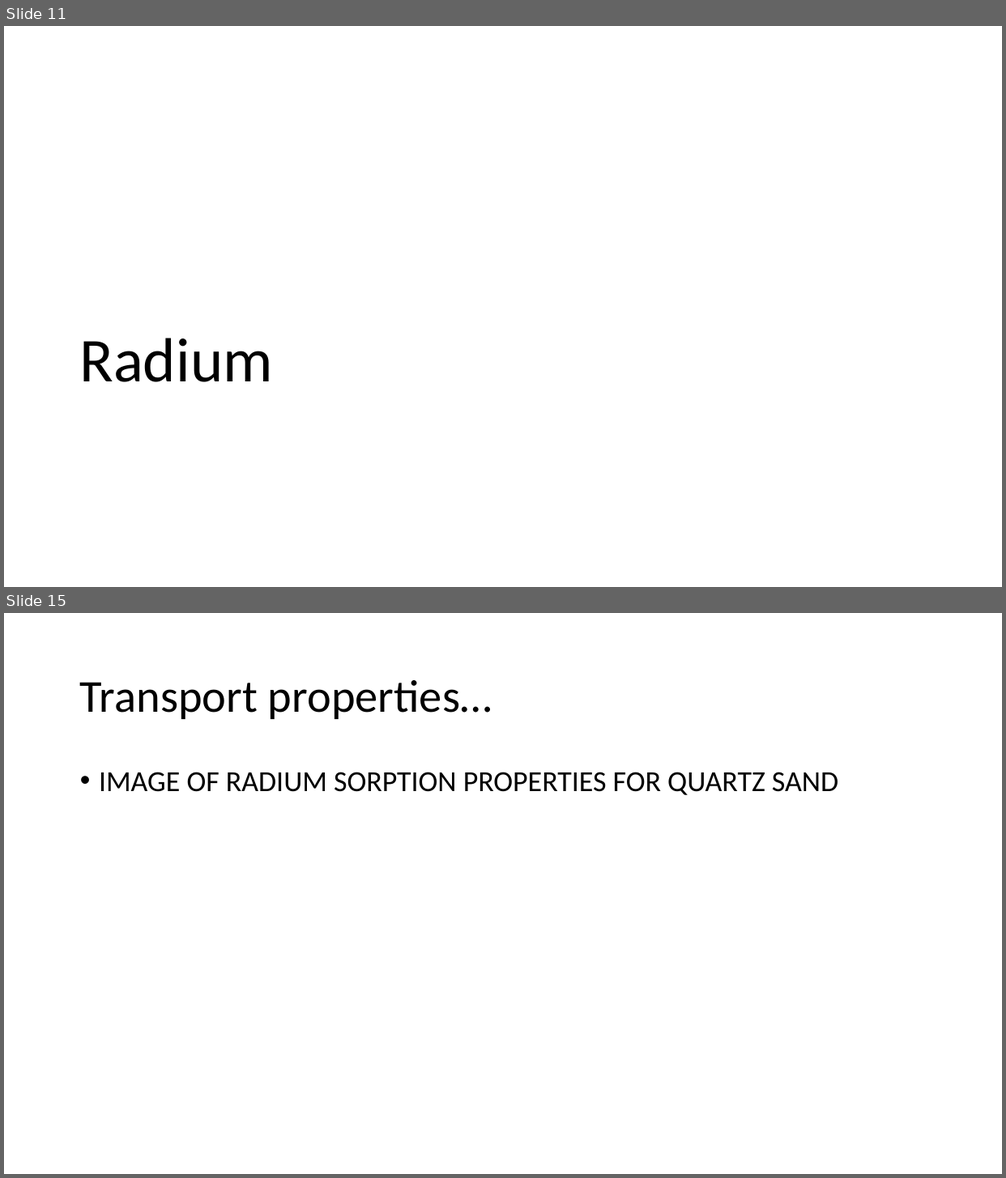
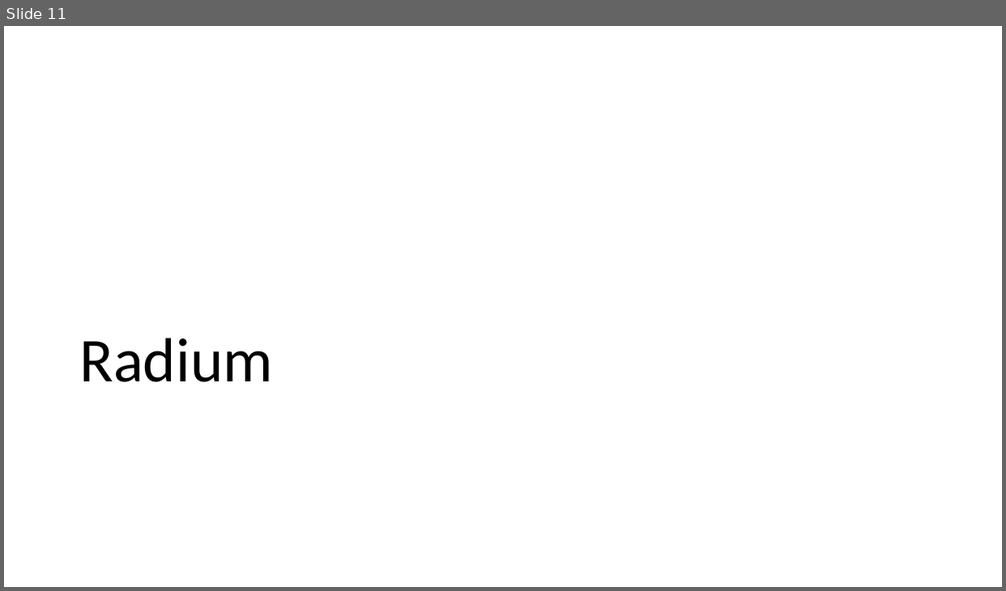
Before and after one commit to machen/Thesis-Proposal, a slide deck: Presentation.pptx. Shown one above the other, each under a label of ours: slides 11 and 15 before the commit, slide 11 after it; the slides between them are not shown. The pictures are 1006x1178 and 1006x591 pixels, drawn with LibreOffice and Linux fonts; fonts in the diff are those of the drawing. Boxes give left, top, right and bottom in pixels: in the first picture for what was removed or moved away, otherwise in the second. Text is boxed around its words. In the diff, an @@ line names an element or a change of style, - is before the commit and + after.

```diff
--- a/Presentation.pptx
+++ b/Presentation.pptx
@@ slide 15 removed at <box>4,613,1002,1174</box>, background #FFFFFF @@
@@ title removed at <box>80,680,492,719</box> @@
-Transport properties…
@@ text removed at <box>99,772,838,795</box> @@
-• IMAGE OF RADIUM SORPTION PROPERTIES FOR QUARTZ SAND
```
Also in this commit, not shown: 10 slides changed, 11 slides added, 4 other slides removed, 10 other files.
